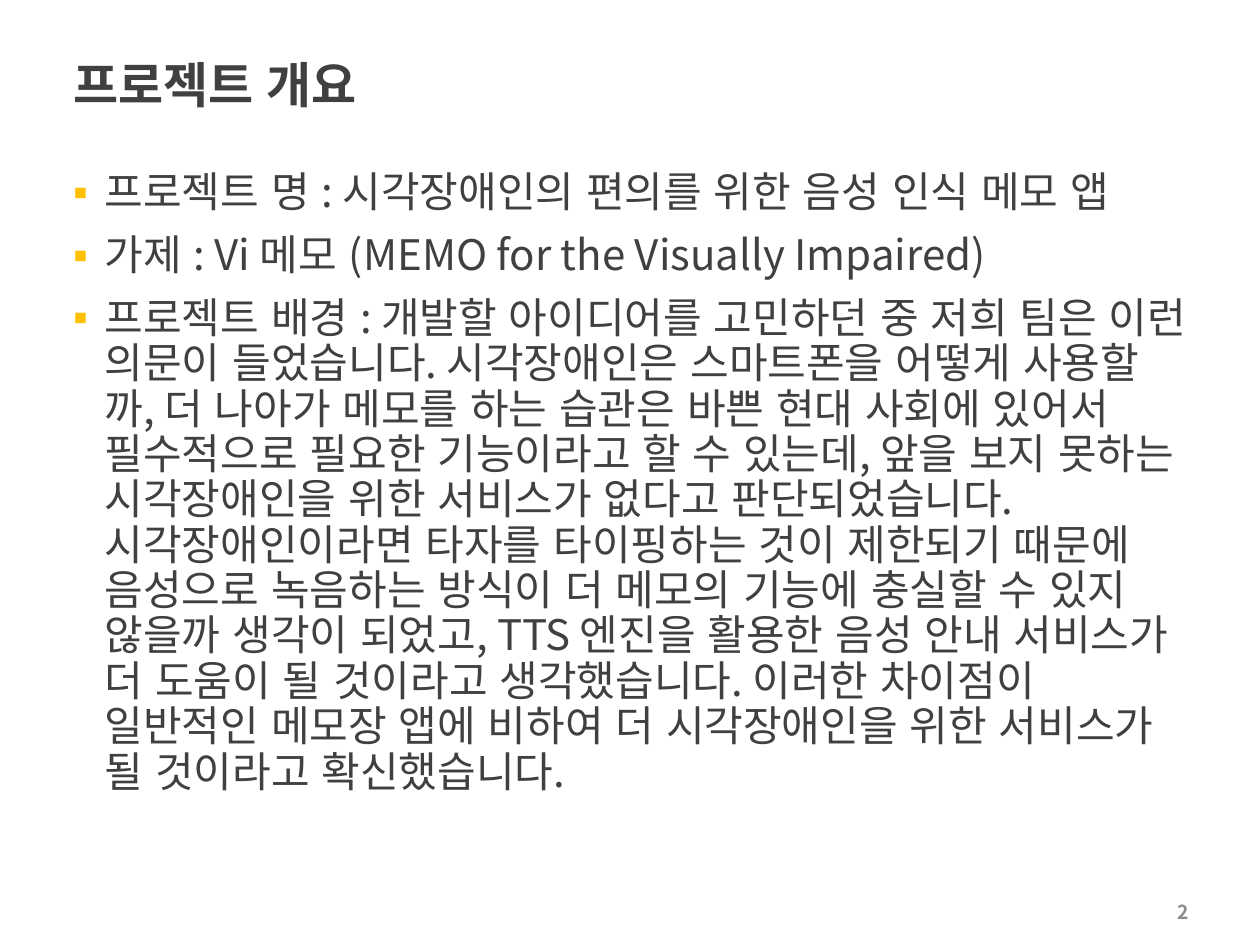
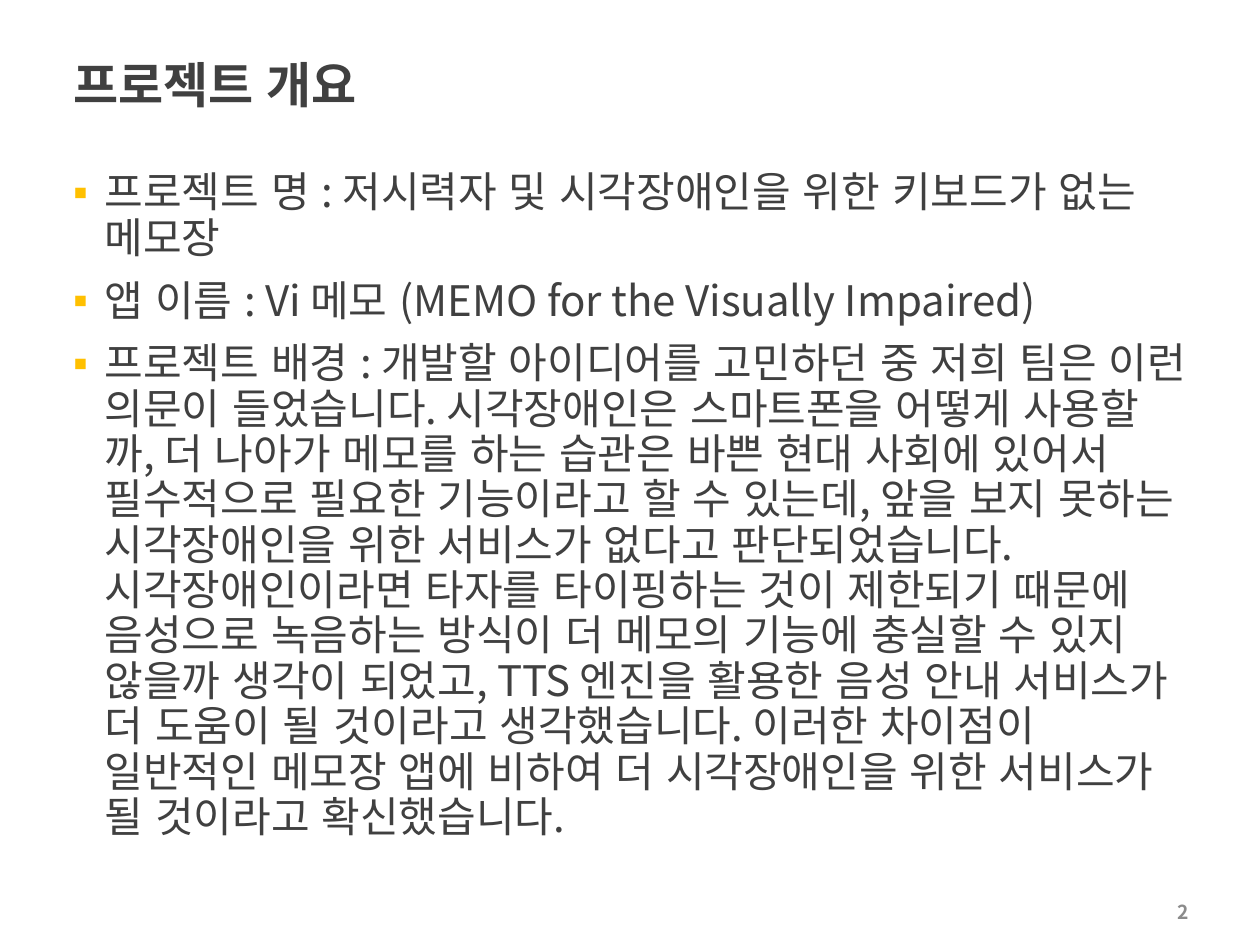
Before and after one commit to choisinho/capstone1, a slide deck: slide 2 of 2022-2-PreCapstoneDesign-최종보고서.pptx. Drawn at 1260x945 pixels with LibreOffice and Linux fonts; fonts in the diff are those of the drawing; background and template pictures are left out. Boxes give left, top, right and bottom in pixels: in the first picture for what was removed or moved away, otherwise in the second. Text is boxed around its words. In the diff, an @@ line names an element or a change of style, - is before the commit and + after.

```diff
--- a/2022-2-PreCapstoneDesign-최종보고서.pptx
+++ b/2022-2-PreCapstoneDesign-최종보고서.pptx
@@ text at <box>105,172,1135,326</box>: text changed @@
-▪ 프로젝트 명 : 시각장애인의 편의를 위한 음성 인식 메모 앱
-▪ 가제 : Vi 메모 (MEMO for the Visually Impaired)
+▪ 프로젝트 명 : 저시력자 및 시각장애인을 위한 키보드가 없는 메모장
+▪ 앱 이름 : Vi 메모 (MEMO for the Visually Impaired)
```
Also in this commit, not shown: 2 other slides changed, 10 slides added, 2 slides removed, 1 other file.
